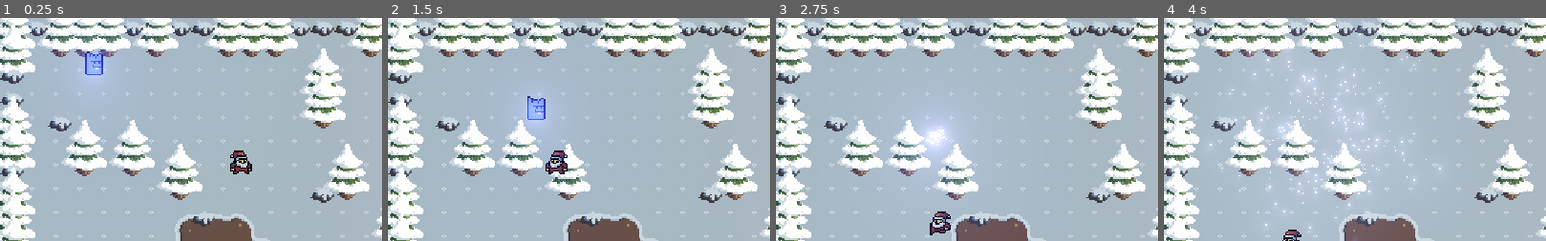
Above: before the commit, frames 1-4 (left to right).
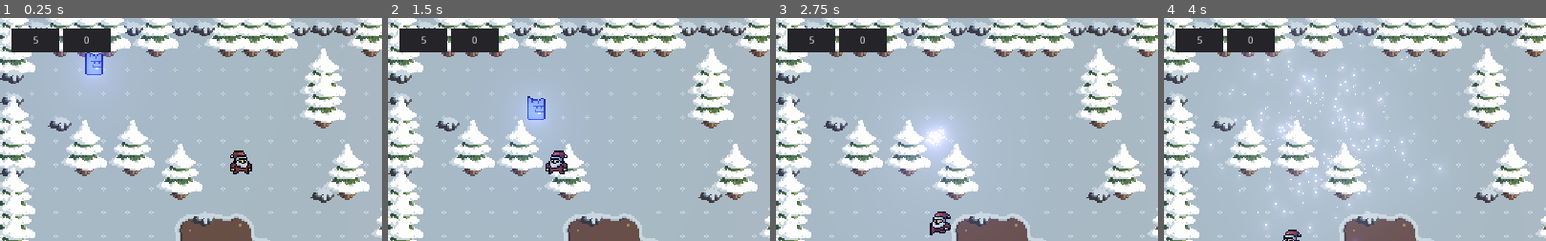
Above: after the commit, the same moments.

Repository: Nexe08/Winter-Game-Jam
Game: Godot game, scene res://Scene/Main.tscn
Two runs of this game, one before a commit and one after it. Both use one fixed random seed, a clock stepped at 60 frames per second and the inputs below.
Inputs:
- Up to frame 1 (0.25 s): no input
- Up to frame 2 (1.5 s): hold A (a) 0.53-1.28 s; tap D (d) at 0.8, 1.35 s
- Up to frame 3 (2.75 s): tap S (s) at 1.55 s; hold S (s) from 2.03 s (still down); tap W (w) at 2.3 s
- Up to frame 4 (4 s): release S (s) at 2.78 s; tap W (w) at 2.85 s; tap A (a) at 3.05 s; hold A (a) from 3.53 s (still down); tap D (d) at 3.8 s
The pictures show only the part of the screen within x 0-50%, y 0-50%; the shares and areas given below are measured in that part.

The runs differ from the first frame. In frame 1, 2.7% of the frame differs, in the area x 2-29%, y 3-16%; in frame 2, 2.6%; in frame 3, 2.7%; in frame 4, 2.7%.

Commit message:
Added basic inventory system.

Diff:
--- a/Scene/Character/Senta.tscn
+++ b/Scene/Character/Senta.tscn
@@ -1,8 +1,9 @@
-[gd_scene load_steps=14 format=2]
+[gd_scene load_steps=15 format=2]
 
 [ext_resource path="res://Assate/Sprites/Character/character_spritesheet.png" type="Texture" id=1]
 [ext_resource path="res://Script/Character/Senta.gd" type="Script" id=2]
 [ext_resource path="res://Script/PresentDetector.gd" type="Script" id=3]
+[ext_resource path="res://Script/Inventory.gd" type="Script" id=4]
 
 [sub_resource type="CircleShape2D" id=19]
 radius = 4.0
@@ -93,8 +94,12 @@
 collision_mask = 4
 monitorable = false
 script = ExtResource( 3 )
+inventory_path = NodePath("../Inventory")
 
 [node name="CollisionShape2D2" type="CollisionShape2D" parent="PresentDetector"]
 shape = SubResource( 20 )
 
+[node name="Inventory" type="Node2D" parent="."]
+script = ExtResource( 4 )
+
 [connection signal="area_entered" from="PresentDetector" to="PresentDetector" method="_on_PresentDetector_area_entered"]
--- a/Scene/HUD.tscn
+++ b/Scene/HUD.tscn
@@ -13,24 +13,31 @@
 [node name="MC" type="MarginContainer" parent="."]
 anchor_right = 1.0
 anchor_bottom = 1.0
-margin_left = 10.0
-margin_top = 10.0
-margin_right = -10.0
-margin_bottom = -10.0
+margin_left = 16.0
+margin_top = 16.0
+margin_right = -16.0
+margin_bottom = -16.0
 __meta__ = {
 "_edit_use_anchors_": false
 }
 
-[node name="SentaHealthBar" type="Panel" parent="MC"]
-anchor_right = 0.1
-anchor_bottom = 0.1
+[node name="HBoxContainer" type="HBoxContainer" parent="MC"]
+margin_right = 132.0
+margin_bottom = 32.0
+size_flags_horizontal = 0
+size_flags_vertical = 0
+
+[node name="SentaHealthBar" type="Panel" parent="MC/HBoxContainer"]
+margin_right = 64.0
+margin_bottom = 32.0
+rect_min_size = Vector2( 64, 32 )
 size_flags_horizontal = 0
 size_flags_vertical = 0
 __meta__ = {
 "_edit_use_anchors_": false
 }
 
-[node name="Label" type="Label" parent="MC/SentaHealthBar"]
+[node name="Label" type="Label" parent="MC/HBoxContainer/SentaHealthBar"]
 anchor_right = 1.0
 anchor_bottom = 1.0
 text = "HP"
@@ -39,3 +46,24 @@
 __meta__ = {
 "_edit_use_anchors_": false
 }
+
+[node name="GiftCount" type="Panel" parent="MC/HBoxContainer"]
+margin_left = 68.0
+margin_right = 132.0
+margin_bottom = 32.0
+rect_min_size = Vector2( 64, 32 )
+size_flags_horizontal = 0
+size_flags_vertical = 0
+__meta__ = {
+"_edit_use_anchors_": false
+}
+
+[node name="Label" type="Label" parent="MC/HBoxContainer/GiftCount"]
+anchor_right = 1.0
+anchor_bottom = 1.0
+text = "GIFT"
+align = 1
+valign = 1
+__meta__ = {
+"_edit_use_anchors_": false
+}
--- a/Script/Autoload/Global.gd
+++ b/Script/Autoload/Global.gd
@@ -3,6 +3,8 @@
 
 # warning-ignore:unused_signal
 signal enemy_killed
+# warning-ignore:unused_signal
+signal gift_count_updated(value)
 # warning-ignore:unused_signal
 signal senta_health_updated(value)
 
--- a/Script/Character/Senta.gd
+++ b/Script/Character/Senta.gd
@@ -8,10 +8,6 @@
 var direction: Vector2
 var velocity: Vector2
 const UP = Vector2.UP
-
-var inventory = {
-    'gift': 0
-}
 
 onready var fsm = $AnimationTree.get('parameters/playback')
 onready var sprite = $Sprite
@@ -45,9 +41,6 @@
         else:
             sprite.flip_h = false
 
-func set_gift_count(value: int) -> void:
-    inventory.gift += value
-
 func take_damage(takken_damage: float) -> void:
     if Life <= 0:
         return
--- a/Script/HUD.gd
+++ b/Script/HUD.gd
@@ -3,6 +3,10 @@
 
 func _ready() -> void:
     Global.connect("senta_health_updated", self, "_handel_senta_health_visual")
+    Global.connect("gift_count_updated", self, "_handel_gift_count_visual")
+
+func _handel_gift_count_visual(value) -> void:
+    $MC/HBoxContainer/GiftCount/Label.text = String(value)
 
 func _handel_senta_health_visual(value) -> void:
-    $MC/SentaHealthBar/Label.text = String(value)
+    $MC/HBoxContainer/SentaHealthBar/Label.text = String(value)
--- /dev/null
+++ b/Script/Inventory.gd
@@ -0,0 +1,11 @@
+extends Node2D
+# Inventory
+
+onready var gift_count: int = 0
+
+func _ready() -> void:
+    Global.emit_signal("gift_count_updated", gift_count)
+
+func add_gift_in_inventory(value: int) -> void:
+    gift_count += value
+    Global.emit_signal("gift_count_updated", gift_count)
--- a/Script/PresentDetector.gd
+++ b/Script/PresentDetector.gd
@@ -1,12 +1,12 @@
 extends Area2D
 # Present Detector
+export (NodePath) var inventory_path
 
+onready var inventory = get_node(inventory_path)
 onready var parent = get_parent() # senta
 
 
 func _on_PresentDetector_area_entered(area: Area2D) -> void:
     if area.has_method("pick_up"):
         area.pick_up(self)
-
-func _gift_picked_up(value: int = 1):
-    parent.set_gift_count(value)
+        inventory.add_gift_in_inventory(1)
--- a/Script/Propes/Present.gd
+++ b/Script/Propes/Present.gd
@@ -24,7 +24,6 @@
     $Sprite.visible = true
 
 func pick_up(node):
-    # disapear animation
     if node.has_method("_gift_picked_up"):
         node._gift_picked_up(1)
 
